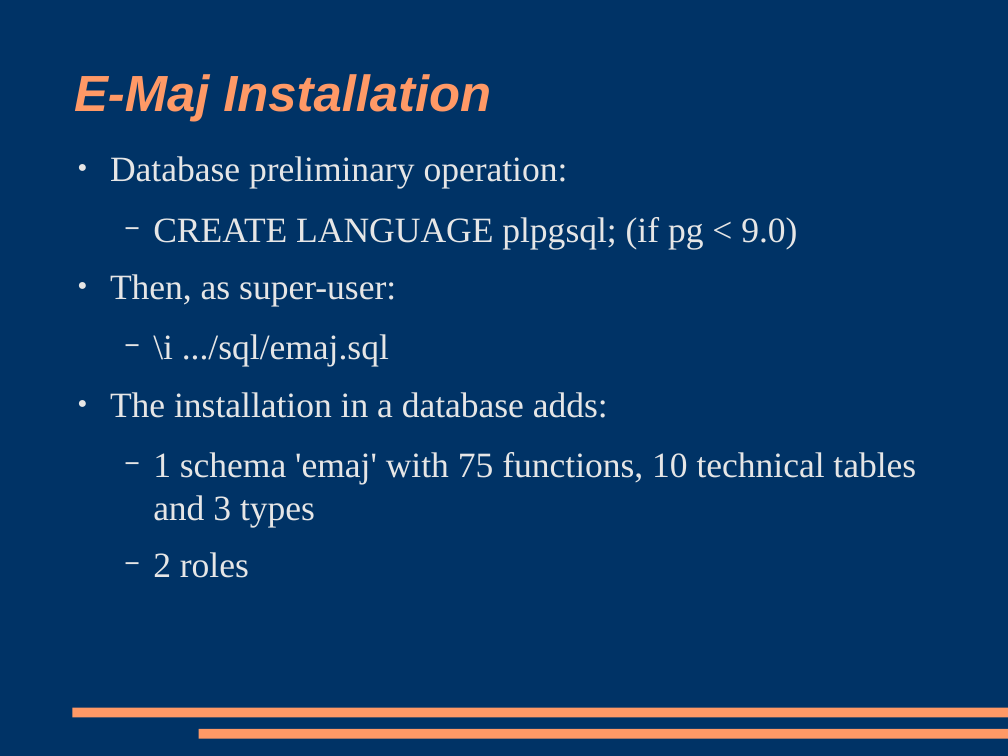
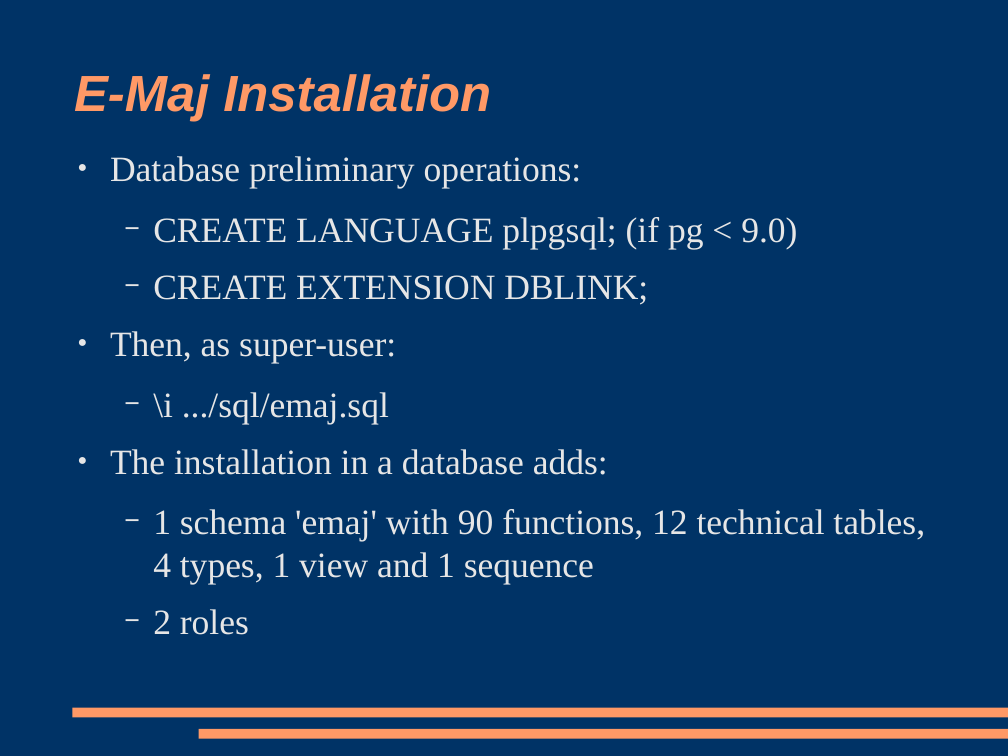
Before and after one commit to beaud76/emaj_doc, a slide deck: slide 9 of Emaj_pres_en.odp. Drawn at 1008x756 pixels with LibreOffice and Linux fonts; fonts in the diff are those of the drawing. Boxes give left, top, right and bottom in pixels: in the first picture for what was removed or moved away, otherwise in the second. Text is boxed around its words. In the diff, an @@ line names an element or a change of style, - is before the commit and + after.

```diff
--- a/Emaj_pres_en.odp
+++ b/Emaj_pres_en.odp
@@ text at <box>110,156,582,188</box>: text changed @@
-● Database preliminary operation:
+● Database preliminary operations:
@@ text at <box>153,275,648,305</box>: paragraph added @@
+  − CREATE EXTENSION DBLINK;
@@ text at <box>153,509,925,584</box>: text changed @@
-  − 1 schema 'emaj' with 75 functions, 10 technical tables and 3 types
+  − 1 schema 'emaj' with 90 functions, 12 technical tables, 4 types, 1 view and 1 sequence
```
Also in this commit, not shown: 13 other slides changed, 4 slides added, 2 slides removed, 3 other files.
